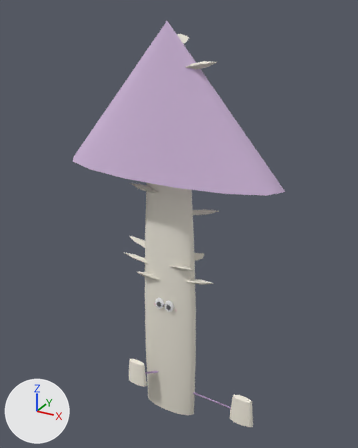
One commit to the glTF model web-forest/public/model/species/chromelosporiopsis-carnea.glb: the scene before it, then after it.
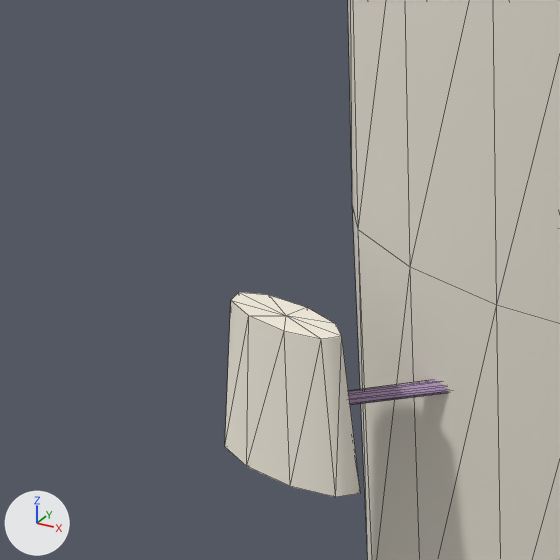
The first picture shows the older version from a 50 mm lens placed at (0.173, -0.299, 0.328), pointed at (0.004, 0.009, 0.174). The close-ups show the older and then the newer version on the part from 27% to 49% of the width and 71% to 88% of the height of that picture. Only the edits that show in the close-ups are written down. Every picture has the same lights, and +X, +Y and +Z are marked at lower left. The close-ups show mesh edges as thin lines. Where no turn or scale is listed for an object, it has been applied to the vertices. Vertices at exactly the same position are counted once.

Names of what the first close-up shows: 'p1', 'stalk'.
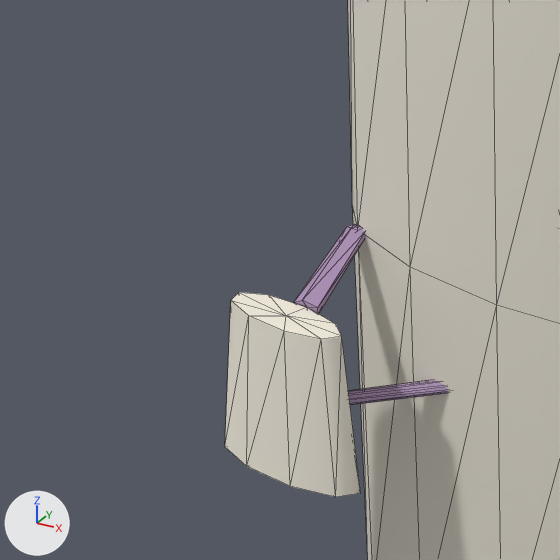
Boxes [x1, y1, x2, y2] around the edits, measured in the close-ups (560 x 560 px):
```json
{"object": "p1", "change": "reshaped", "before": [225, 292, 449, 497], "after": [225, 224, 449, 497], "on screen": "33% taller"}
{"part": 1, "of": "me_mesh_2", "change": "added", "after": [294, 224, 365, 314], "on screen": "purple"}
```

Scene script edits in JSON lines:
```json
{"block": "me_mesh_2", "where": "# used by ob_p1; location = (0.0, 0.0, 0.0388)"}
{"op": "remove", "block": "me_mesh_2", "code": "me_mesh_2.from_pydata(...)  # 40 vertices, 72 faces; spans x -0.0311..0.0016, y -0.021..0.0002, z -0.0092..0.0129"}
{"op": "add", "block": "me_mesh_2", "code": "me_mesh_2.from_pydata(...)  # 65 vertices, 116 faces; spans x -0.0311..0.0016, y -0.021..0.0002, z -0.0092..0.0166"}
{"block": "me_mesh_2", "change": "me_mesh_2 part 1"}
{"block": "me_mesh_2", "change": "11 vertices are added at x -0.0227..-0.0194, y -0.0157..-0.0039, z 0.012..0.0164"}
{"block": "me_mesh_2", "change": "20 new faces join them"}
{"block": "me_mesh_2", "change": "other edits to the shape of me_mesh_2 do not show in these pictures"}
```
